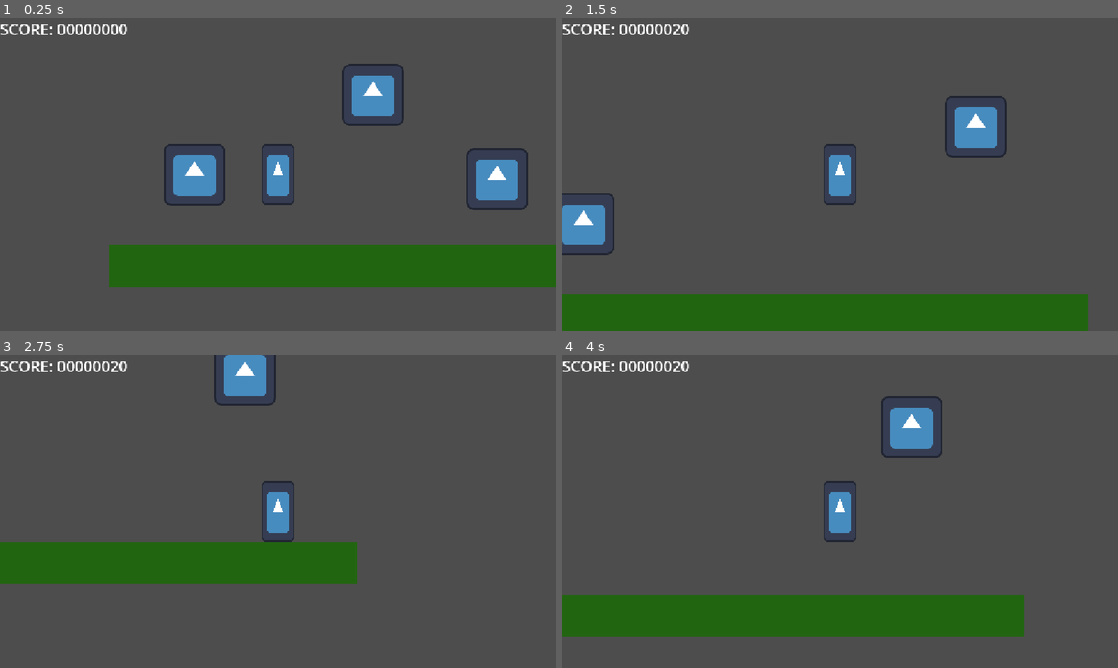
Above: before the commit, frames 1-4 (two rows, left to right).
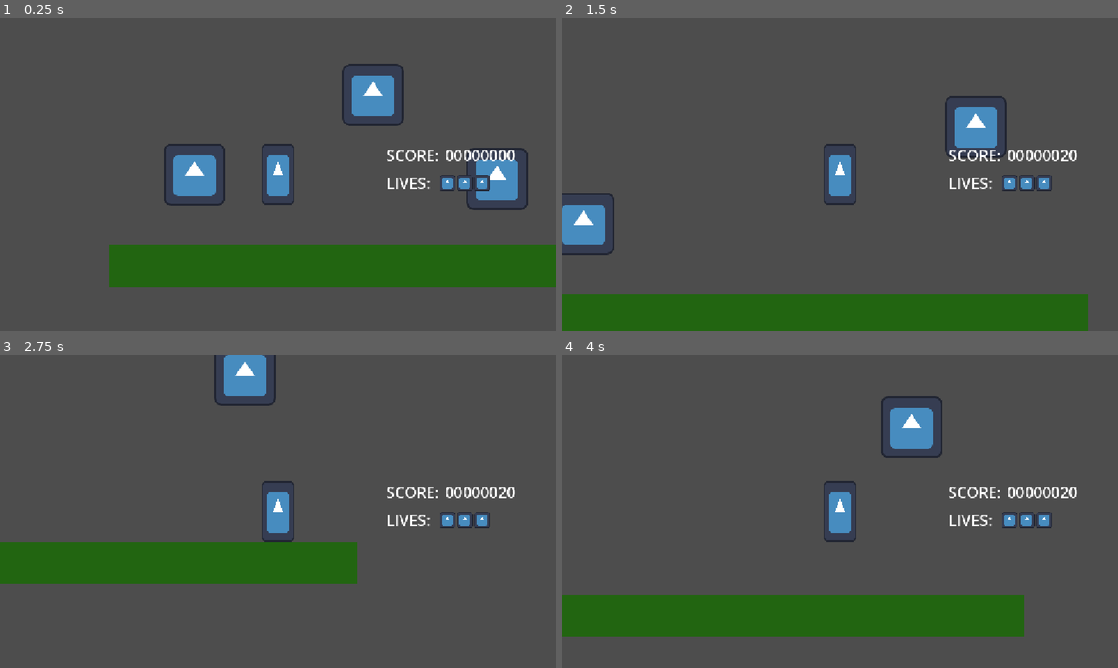
Above: after the commit, the same moments.

Repository: NectherLouieDev/spawn-01
Game: Godot game, scene res://scenes/gameplay.tscn
Same seed, same stepped clock (60 frames per second), same inputs: the game is played once before the commit and once after it. The engine's default icon, where the game draws it, is replaced by a stand-in: a white triangle on a blue panel in a dark square.
Inputs (mouse positions are in pixels of both pictures, inside the frame that each line leads up to):
- Up to frame 1 (0.25 s): no input
- Up to frame 2 (1.5 s): move the mouse to (962, 158) at 0.52 s; hold D (move_right) 0.53-1.25 s; click (962, 158) at 0.67 s; tap Space (jump) at 0.77 s; drag from (728, 190) to (884, 224) at 1.27 s
- Up to frame 3 (2.75 s): move the mouse to (333, 442) at 2.02 s; hold D (move_right) from 2.03 s (still down)
- Up to frame 4 (4 s): release D (move_right) at 2.75 s; drag from (812, 574) to (673, 464) at 2.77 s; tap Enter at 3.5 s; move the mouse to (1006, 558) at 3.52 s; hold Left (move_left) from 3.53 s (still down); tap Space (jump) at 3.77 s

The runs differ from the first frame. In frame 1, 1.2% of the frame differs, in the area x 0-93%, y 2-56%; in frame 2, 1.2%; in frame 3, 1.2%; in frame 4, 1.2%.

Commit message:
feat: data driven
feat: data driven

Diff:
--- /dev/null
+++ b/data/player_data.gd
@@ -0,0 +1,14 @@
+class_name PlayerData
+extends Resource
+
+signal score_updated(new_score: int)
+
+@export var score: int = 0
+
+func add_score(value: int) -> void:
+	score += value
+	score_updated.emit(score)
+
+func reset_score() -> void:
+	score = 0
+	score_updated.emit(score)
--- /dev/null
+++ b/data/player_data.tres
@@ -0,0 +1,7 @@
+[gd_resource type="Resource" script_class="PlayerData" format=3 uid="uid://wkqxxsfx0xkw"]
+
+[ext_resource type="Script" uid="uid://gl536fc6plip" path="res://data/player_data.gd" id="1_wd03v"]
+
+[resource]
+script = ExtResource("1_wd03v")
+metadata/_custom_type_script = "uid://gl536fc6plip"
--- a/entities/coin/coin.gd
+++ b/entities/coin/coin.gd
@@ -1,11 +1,13 @@
 class_name Coin
 extends Area2D
+
+@export var player_data: PlayerData = preload("res://data/player_data.tres")
 
 func _ready():
 	body_entered.connect(_on_body_entered)
 
 func _on_body_entered(body):
-	# add a score
-	GameManager.add_score(10)
-	# display the score sa UI
-	queue_free()
+	# add a score if the body is player only
+	if body is PlayerPlatformer:
+		player_data.add_score(10)
+		queue_free()
--- a/game_manager.gd
+++ b/game_manager.gd
@@ -1,9 +1,12 @@
 extends Node
 
-var score: int = 0
+@export var player_data: PlayerData = preload("res://data/player_data.tres")
 
-func add_score(value: int) -> void:
-	score += value
+func _ready():
+	print("Manager Game States and Behaviour instead of data")
+	player_data.score_updated.connect(on_score_updated)
 
-func reset_score():
-	score = 0
+func on_score_updated(new_score: int) -> void:
+	print("new score: ", new_score)
+	if new_score == 40:
+		print("Victory! Change State to Victory Scene")
--- a/scenes/gameplay.tscn
+++ b/scenes/gameplay.tscn
@@ -3,6 +3,9 @@
 [ext_resource type="PackedScene" uid="uid://b5pntvoptt6cm" path="res://entities/coin/coin.tscn" id="2_00tan"]
 [ext_resource type="PackedScene" uid="uid://bjm1h6ht8h63d" path="res://entities/player/player_platformer.tscn" id="2_l1v76"]
 [ext_resource type="Script" uid="uid://bf81sd7fapkqw" path="res://scenes/score_label.gd" id="3_l1v76"]
+[ext_resource type="Script" uid="uid://bslqelqstmw50" path="res://scenes/score_value.gd" id="4_ct7aa"]
+[ext_resource type="Resource" uid="uid://wkqxxsfx0xkw" path="res://data/player_data.tres" id="5_din8e"]
+[ext_resource type="Texture2D" uid="uid://c6p4qwq84e0ru" path="res://icon.svg" id="5_ocj2s"]
 
 [sub_resource type="Gradient" id="Gradient_7biu0"]
 offsets = PackedFloat32Array(1)
@@ -12,6 +15,9 @@
 gradient = SubResource("Gradient_7biu0")
 
 [sub_resource type="LabelSettings" id="LabelSettings_oc2dr"]
+font_size = 32
+
+[sub_resource type="LabelSettings" id="LabelSettings_xucuc"]
 font_size = 32
 
 [node name="Gameplay" type="Node2D" unique_id=1397868138]
@@ -46,9 +52,58 @@
 
 [node name="CanvasLayer" type="CanvasLayer" parent="." unique_id=1140478787]
 
-[node name="ScoreLabel" type="Label" parent="CanvasLayer" unique_id=535654506]
-offset_right = 101.0
-offset_bottom = 45.0
-text = "SCORE"
+[node name="HUDTop" type="VBoxContainer" parent="CanvasLayer" unique_id=606107099]
+offset_left = 800.0
+offset_top = 261.0
+offset_right = 1151.0
+offset_bottom = 374.0
+
+[node name="ScoreContainer" type="HBoxContainer" parent="CanvasLayer/HUDTop" unique_id=2133906222]
+layout_mode = 2
+
+[node name="ScoreLabel" type="Label" parent="CanvasLayer/HUDTop/ScoreContainer" unique_id=535654506]
+layout_mode = 2
+text = "SCORE: "
 label_settings = SubResource("LabelSettings_oc2dr")
 script = ExtResource("3_l1v76")
+
+[node name="ScoreValue" type="Label" parent="CanvasLayer/HUDTop/ScoreContainer" unique_id=212886563]
+layout_mode = 2
+text = "00000000"
+label_settings = SubResource("LabelSettings_oc2dr")
+script = ExtResource("4_ct7aa")
+player_data = ExtResource("5_din8e")
+
+[node name="LivesContainer" type="HBoxContainer" parent="CanvasLayer/HUDTop" unique_id=1990579282]
+layout_mode = 2
+
+[node name="LivesTitle" type="Label" parent="CanvasLayer/HUDTop/LivesContainer" unique_id=730467633]
+layout_mode = 2
+text = "LIVES:"
+label_settings = SubResource("LabelSettings_xucuc")
+
+[node name="GridContainer" type="GridContainer" parent="CanvasLayer/HUDTop/LivesContainer" unique_id=299018193]
+custom_minimum_size = Vector2(256, 64)
+custom_maximum_size = Vector2(256, 64)
+layout_mode = 2
+offset_transform_enabled = true
+offset_transform_position = Vector2(16, 16)
+columns = 3
+
+[node name="Life_01" type="TextureRect" parent="CanvasLayer/HUDTop/LivesContainer/GridContainer" unique_id=1074888025]
+custom_minimum_size = Vector2(32, 32)
+custom_maximum_size = Vector2(32, 32)
+layout_mode = 2
+texture = ExtResource("5_ocj2s")
+
+[node name="Life_02" type="TextureRect" parent="CanvasLayer/HUDTop/LivesContainer/GridContainer" unique_id=128166709]
+custom_minimum_size = Vector2(32, 32)
+custom_maximum_size = Vector2(32, 32)
+layout_mode = 2
+texture = ExtResource("5_ocj2s")
+
+[node name="Life_03" type="TextureRect" parent="CanvasLayer/HUDTop/LivesContainer/GridContainer" unique_id=858728833]
+custom_minimum_size = Vector2(32, 32)
+custom_maximum_size = Vector2(32, 32)
+layout_mode = 2
+texture = ExtResource("5_ocj2s")
--- a/scenes/score_label.gd
+++ b/scenes/score_label.gd
@@ -1,4 +1,4 @@
 extends Label
 
 func _process(delta):
-	text = "SCORE: " + str(GameManager.score).pad_zeros(8)
+	text = "SCORE: "
--- /dev/null
+++ b/scenes/score_value.gd
@@ -0,0 +1,7 @@
+class_name ScoreValue
+extends Label
+
+@export var player_data: PlayerData
+
+func _process(delta):
+	text = str(player_data.score).pad_zeros(8)
Not shown, added: data/player_data.gd.uid
Not shown, added: scenes/score_value.gd.uid
